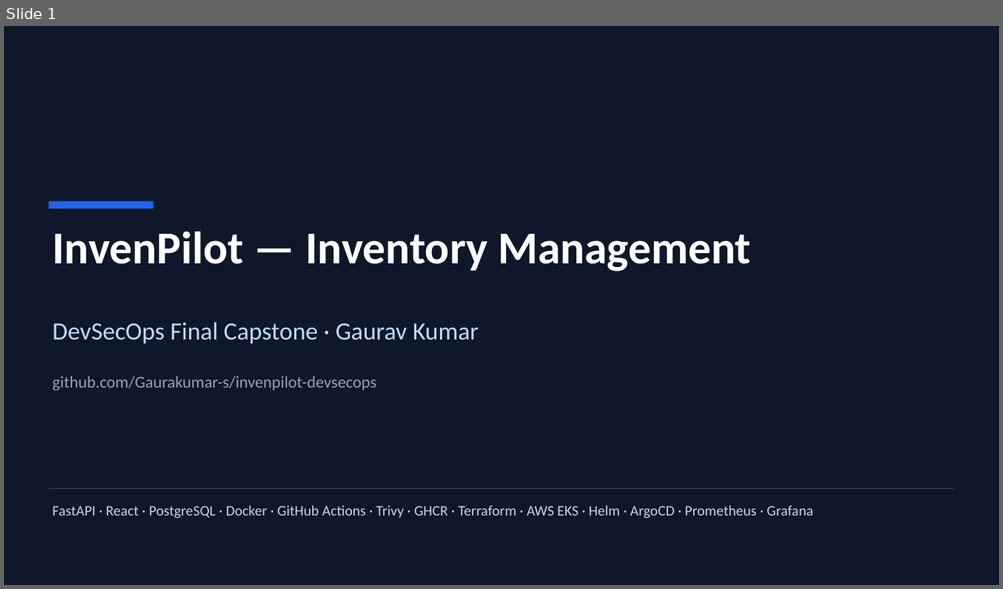
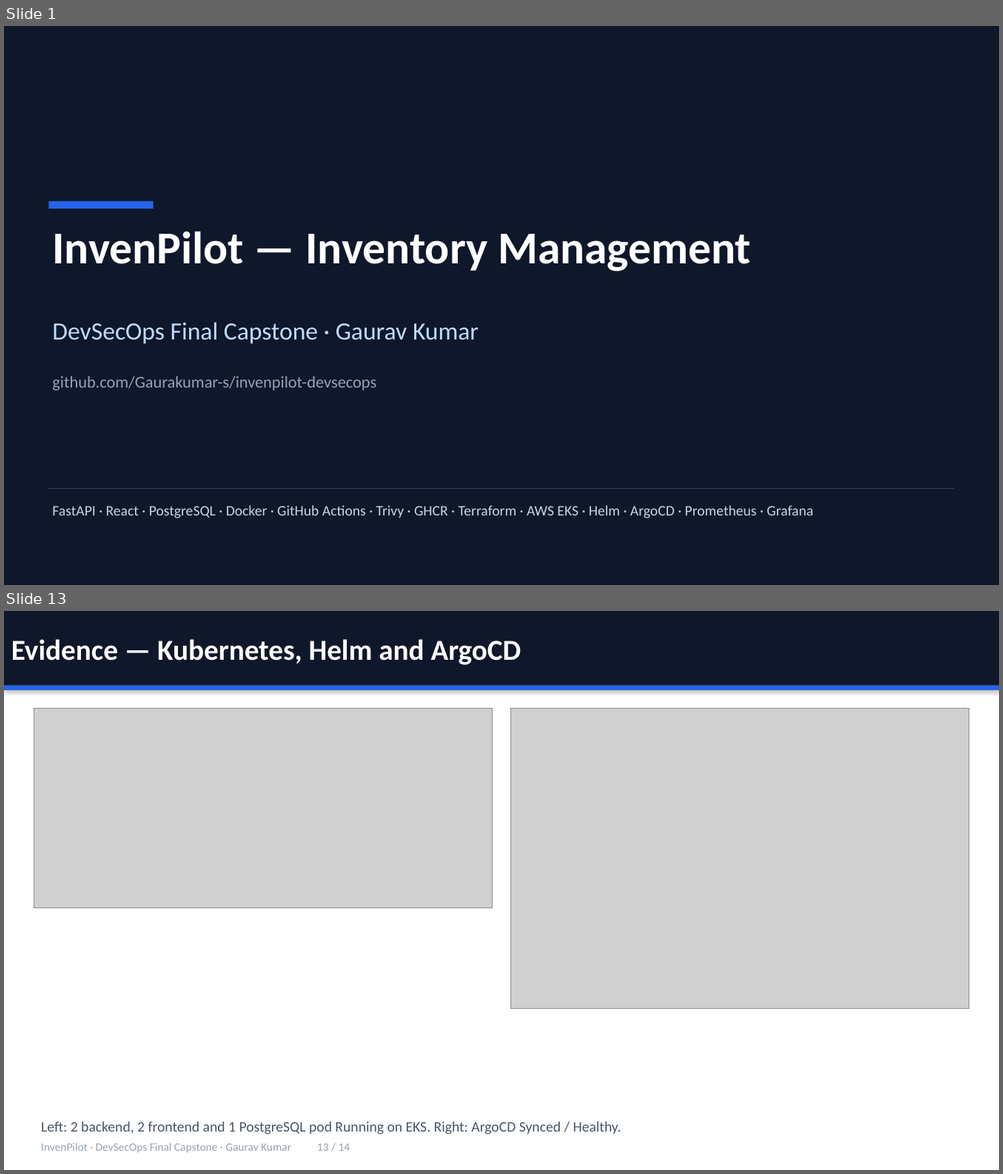
Before and after one commit to Gaurakumar-s/invenpilot-devsecops, a slide deck: demo/slides.pptx. Shown one above the other, each under a label of ours: slide 1 before the commit, slides 1 and 13 after it; the slides between them are not shown. The pictures are 1003x589 and 1003x1174 pixels, drawn with LibreOffice and Linux fonts; fonts in the diff are those of the drawing; grey boxes stand for pictures. Boxes give left, top, right and bottom in pixels: in the first picture for what was removed or moved away, otherwise in the second. Text is boxed around its words. In the diff, an @@ line names an element or a change of style, - is before the commit and + after.

Commit message:
docs(demo): add four full-size evidence slides to the deck (14 slides)

```diff
--- a/demo/slides.pptx
+++ b/demo/slides.pptx
@@ slide 13 added at box(4, 611, 999, 1170), background #FFFFFF @@
@@ rectangle added at box(4, 611, 999, 686), fill #0F172A, 28 pt, text #FFFFFF, bold @@
+Evidence — Kubernetes, Helm and ArgoCD
@@ rectangle added at box(4, 686, 999, 690), fill #2563EB @@
@@ picture added at box(34, 708, 492, 908) @@
@@ picture added at box(511, 708, 969, 1009) @@
@@ text added at box(41, 1122, 621, 1135), 14 pt, text #475569 @@
+Left: 2 backend, 2 frontend and 1 PostgreSQL pod Running on EKS. Right: ArgoCD Synced / Healthy.
@@ text added at box(41, 1143, 350, 1153), 11 pt, text #94A3B8 @@
+InvenPilot · DevSecOps Final Capstone · Gaurav Kumar 13 / 14
```
Also in this commit, not shown: 9 slides changed, 3 other slides added, 1 other file.
